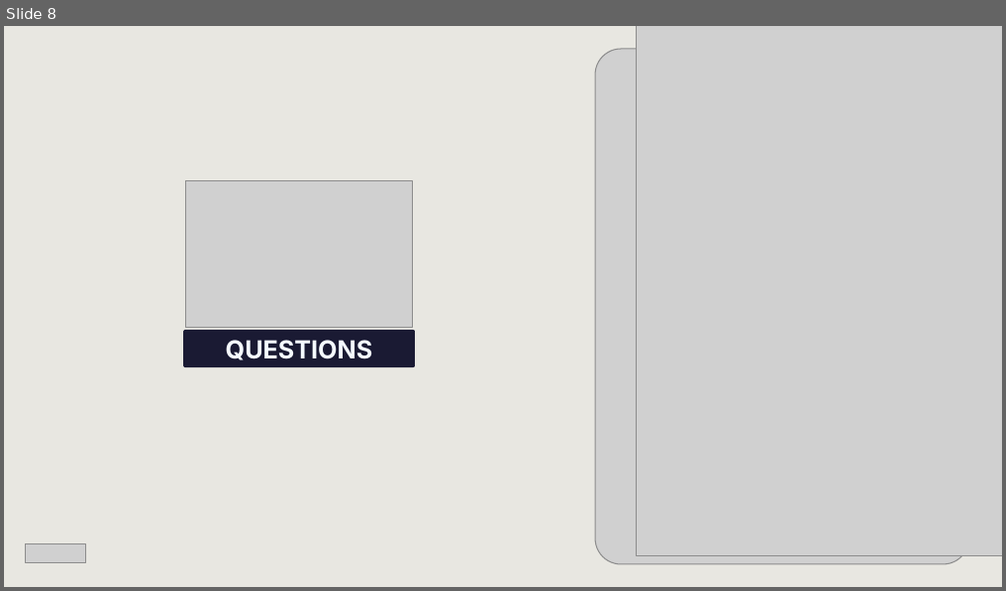
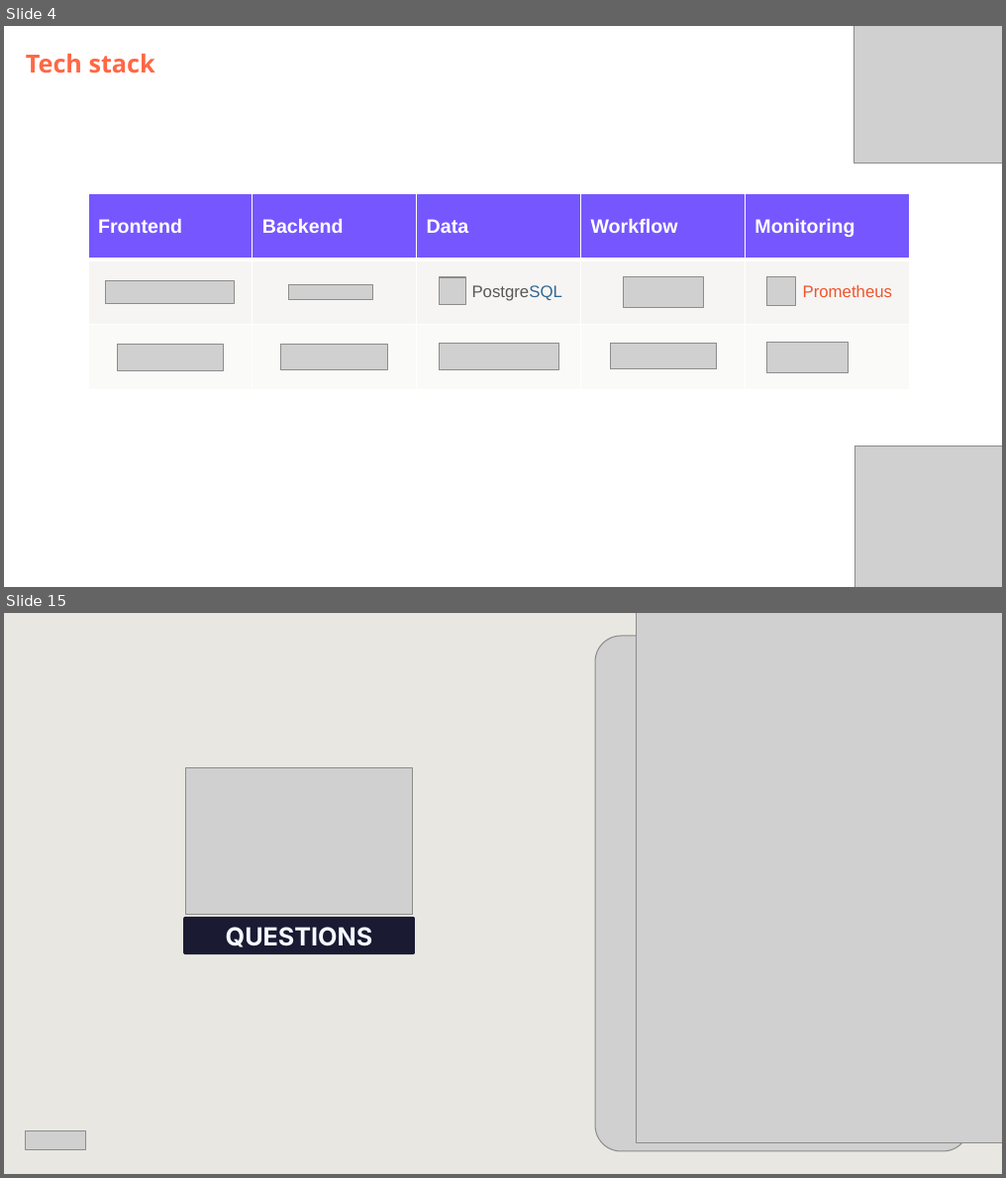
Before and after one commit to DataScientest-Studio/jun26bde-job-market, a slide deck: docs/defence/Defence.pptx. Shown one above the other, each under a label of ours: slide 8 before the commit, slides 4 and 15 after it; the slides between them are not shown. The pictures are 1006x591 and 1006x1178 pixels, drawn with LibreOffice and Linux fonts; fonts in the diff are those of the drawing; grey boxes stand for pictures; background and template pictures are left out. Boxes give left, top, right and bottom in pixels: in the first picture for what was removed or moved away, otherwise in the second. Text is boxed around its words. In the diff, an @@ line names an element or a change of style, - is before the commit and + after.

```diff
--- a/docs/defence/Defence.pptx
+++ b/docs/defence/Defence.pptx
@@ slide 4 added at (4, 26, 1002, 587), background #FFFFFF @@
@@ subtitle added at (26, 54, 155, 74), 18 pt, text #FF6745, bold @@
+Tech stack
@@ picture added at (854, 26, 1002, 164) @@
@@ table added at (88, 193, 911, 390), 3 rows, 5 columns @@
+Frontend | Backend | Data | Workflow | Monitoring
+ |  |  |  | 
+ |  |  |  | 
@@ picture added at (106, 280, 235, 304) @@
@@ picture added at (288, 284, 373, 300) @@
@@ picture added at (439, 277, 466, 305) @@
@@ text added at (472, 285, 562, 301), 12 pt, text #585858 @@
+PostgreSQL
@@ picture added at (623, 276, 704, 307) @@
@@ picture added at (766, 277, 795, 306) @@
@@ text added at (803, 285, 892, 297), 12 pt, text #EF552E @@
+Prometheus
@@ picture added at (117, 345, 223, 371) @@
@@ picture added at (281, 345, 387, 371) @@
@@ picture added at (439, 344, 558, 370) @@
@@ picture added at (610, 344, 716, 370) @@
@@ picture added at (766, 343, 847, 373) @@
@@ picture added at (854, 446, 1002, 587) @@
@@ what was slide 8 is now slide 15 @@
```
Also in this commit, not shown: 5 slides changed, 8 other slides added, 2 slides removed, 33 other files.
